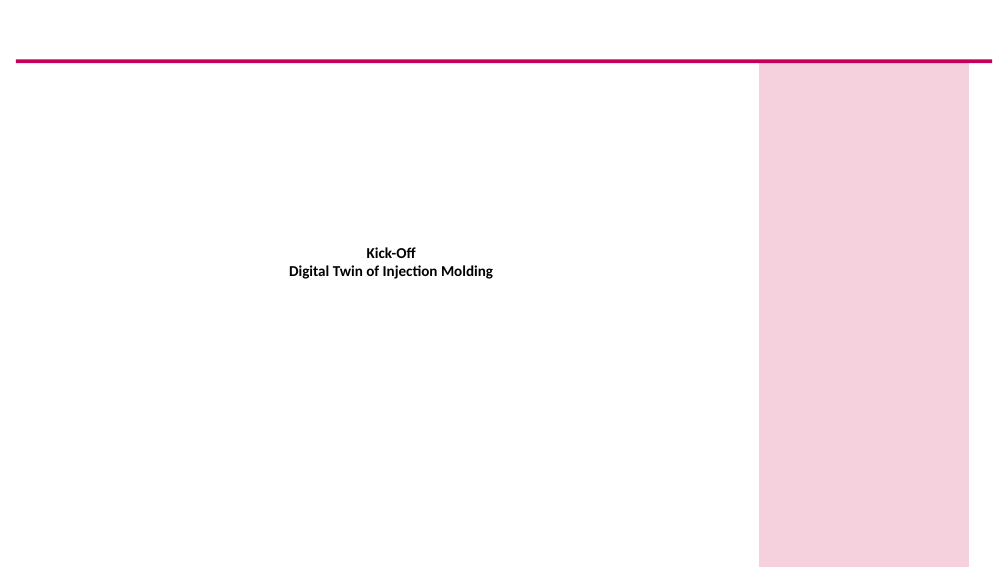
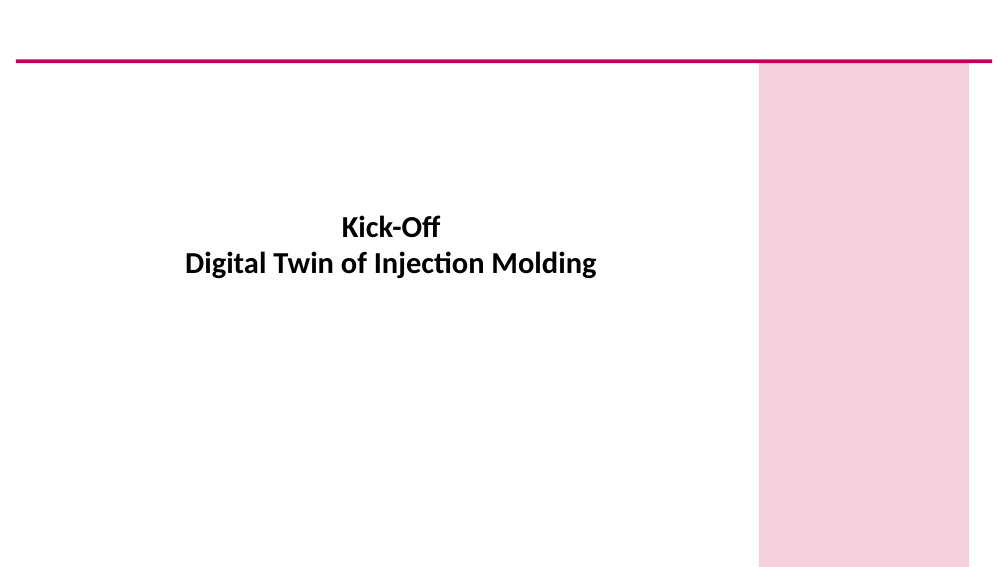
Before and after one commit to arehmer/DigitalTwinInjectionMoulding, a slide deck: slide 1 of Präsentationen/Kick-Off_Agenda.pptx. Drawn at 1008x567 pixels with LibreOffice and Linux fonts; fonts in the diff are those of the drawing; background and template pictures are left out. Boxes give left, top, right and bottom in pixels: in the first picture for what was removed or moved away, otherwise in the second. Text is boxed around its words. In the diff, an @@ line names an element or a change of style, - is before the commit and + after.

```diff
--- a/Präsentationen/Kick-Off_Agenda.pptx
+++ b/Präsentationen/Kick-Off_Agenda.pptx
@@ text "Kick-Off Digital Twin of Injection ...": place and size @@
-text "Kick-Off Digital Twin of Injection ..." at [289,247,493,279]
+text "Kick-Off Digital Twin of Injection ..." at [185,215,596,278]
@@ text "Kick-Off Digital Twin of Injection ..." at [185,215,596,278]: size 14.4 to 29 pt @@
```
Also in this commit, not shown: 22 other slides changed, 1 slide added, 1 slide removed, 4 other files.
